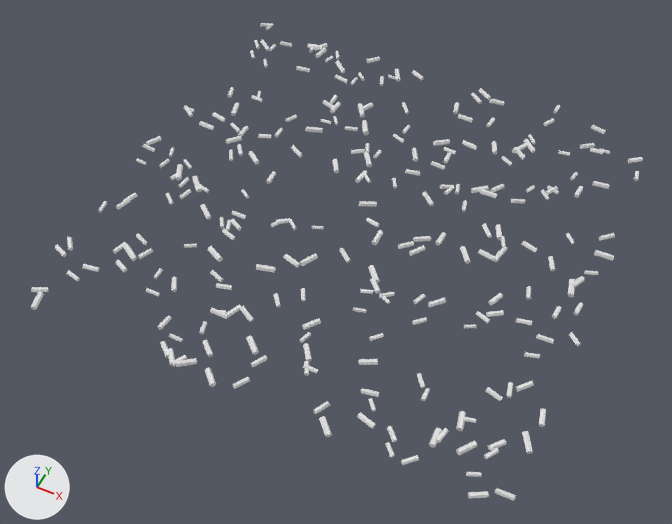
The FBX model Snowman-Run/Assets/Materials23/3dModels/confetti-bot-2-all.fbx as it was, and as the next commit left it.
Camera for both pictures: a 50 mm lens placed at (2.77, -6.22, 6.83), pointed at (-0.11, -0.47, -0.36). The axes (+X, +Y, +Z) are drawn at lower left. The lights are the same throughout. Where no turn or scale is listed for an object, it has been applied to the vertices. Vertices at the same position are counted once.

Objects in the first picture: 'Confetti_2_1'.
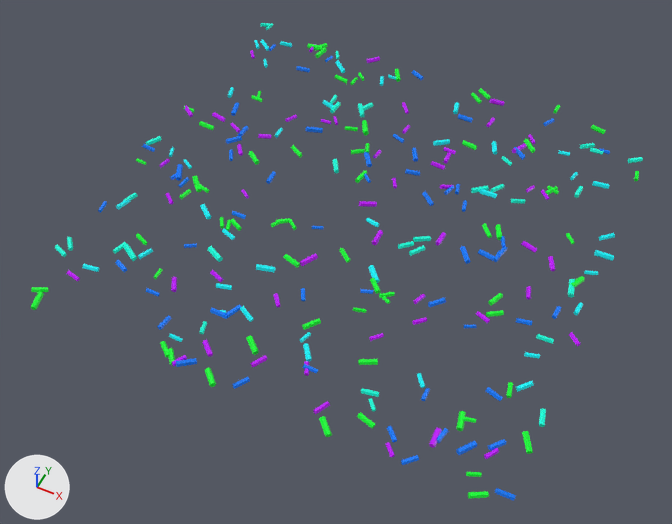
Location of each change, (x1, y1, x2, y2) in pixels of the pictures (672 x 524 px):
part 1 of me_mesh, recoloured (white to cyan): (83, 147, 380, 362) in both
part 2 of me_mesh, recoloured (white to cyan): (417, 102, 615, 392) in both
part 3 of me_mesh, recoloured (white to cyan): (228, 40, 396, 138) in both
part 4 of me_mesh, recoloured (white to cyan): (55, 23, 643, 427) in both
part 5 of me_mesh, recoloured (white to green): (30, 43, 639, 498) in both
part 6 of me_mesh, recoloured (white to purple): (67, 44, 581, 459) in both
part 7 of me_mesh, recoloured (white to blue): (98, 44, 610, 501) in both

The change in detail:
Material '2' (mat_2) is new.
Its base color is (0.0, 1.0, 0.733) (cyan #00ffde).
Its roughness is 0.434.
Material '1' (mat_1) is new.
Its base color is (0.0, 0.933, 1.0) (cyan #00f7ff).
Its roughness is 0.434.
Material '3' (mat_3) is new.
Its base color is (0.0, 1.0, 0.0333) (green #00ff33).
Its roughness is 0.434.
Material '4' (mat_4) is new.
Its base color is (0.0, 0.2, 1.0) (blue #007cff).
Its roughness is 0.434.
Material '5' (mat_5) is new.
Its base color is (0.55, 0.0, 1.0) (purple #c400ff).
Its roughness is 0.434.
me_mesh has 3500 vertices, 4500 faces and spans x -2.64..2.48, y -2.56..2.55, z -0.05..0.05.
me_mesh is used by ob_confetti_2_1; location (0.0, 0.0, 0.0).
me_mesh part 1: 288 of the faces centred in x -2.33..0.51, y -2.27..-0.06, z -0.04..0.04 switch from no material to mat_1 (cyan #00f7ff).
me_mesh part 2: 252 of the faces centred in x 0.18..2.46, y -1.73..2.06, z -0.04..0.04 switch from no material to mat_1 (cyan #00f7ff).
me_mesh part 3: 180 of the faces centred in x -2.51..-0.62, y 0.63..2.25, z -0.04..0.04 switch from no material to mat_1 (cyan #00f7ff).
me_mesh part 4: 576 of the faces centred in x -2.63..2.45, y -2.14..2.51, z -0.03..0.03 switch from no material to mat_2 (cyan #00ffde).
me_mesh part 5: 1224 of the faces centred in x -2.59..2.44, y -2.55..2.55, z -0.04..0.04 switch from no material to mat_3 (green #00ff33).
me_mesh part 6: 936 of the faces centred in x -2.58..2.47, y -2.51..2.46, z -0.04..0.04 switch from no material to mat_5 (purple #c400ff).
me_mesh part 7: 1044 of the faces centred in x -2.63..2.45, y -2.51..2.4, z -0.04..0.04 switch from no material to mat_4 (blue #007cff).
